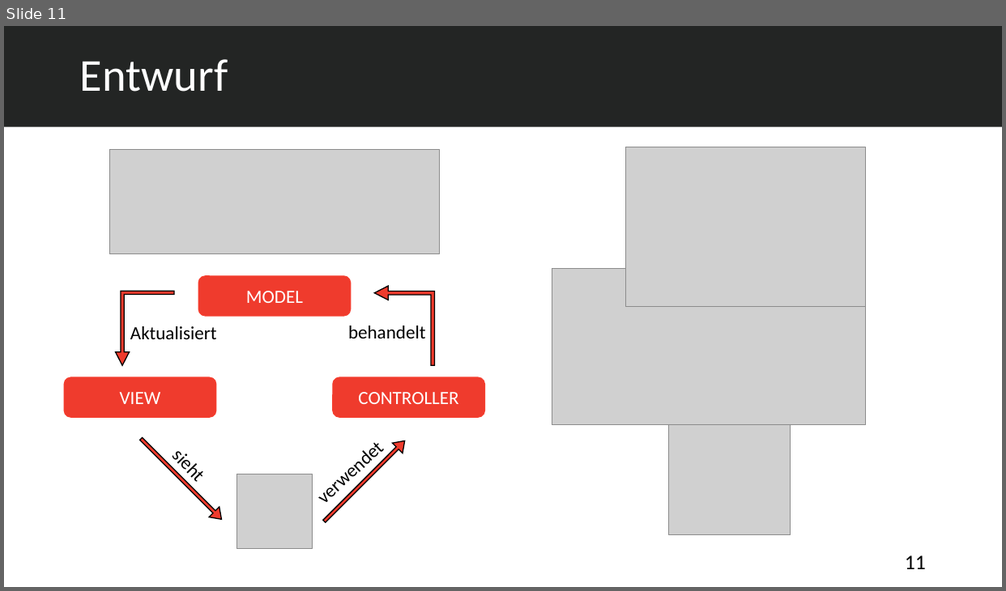
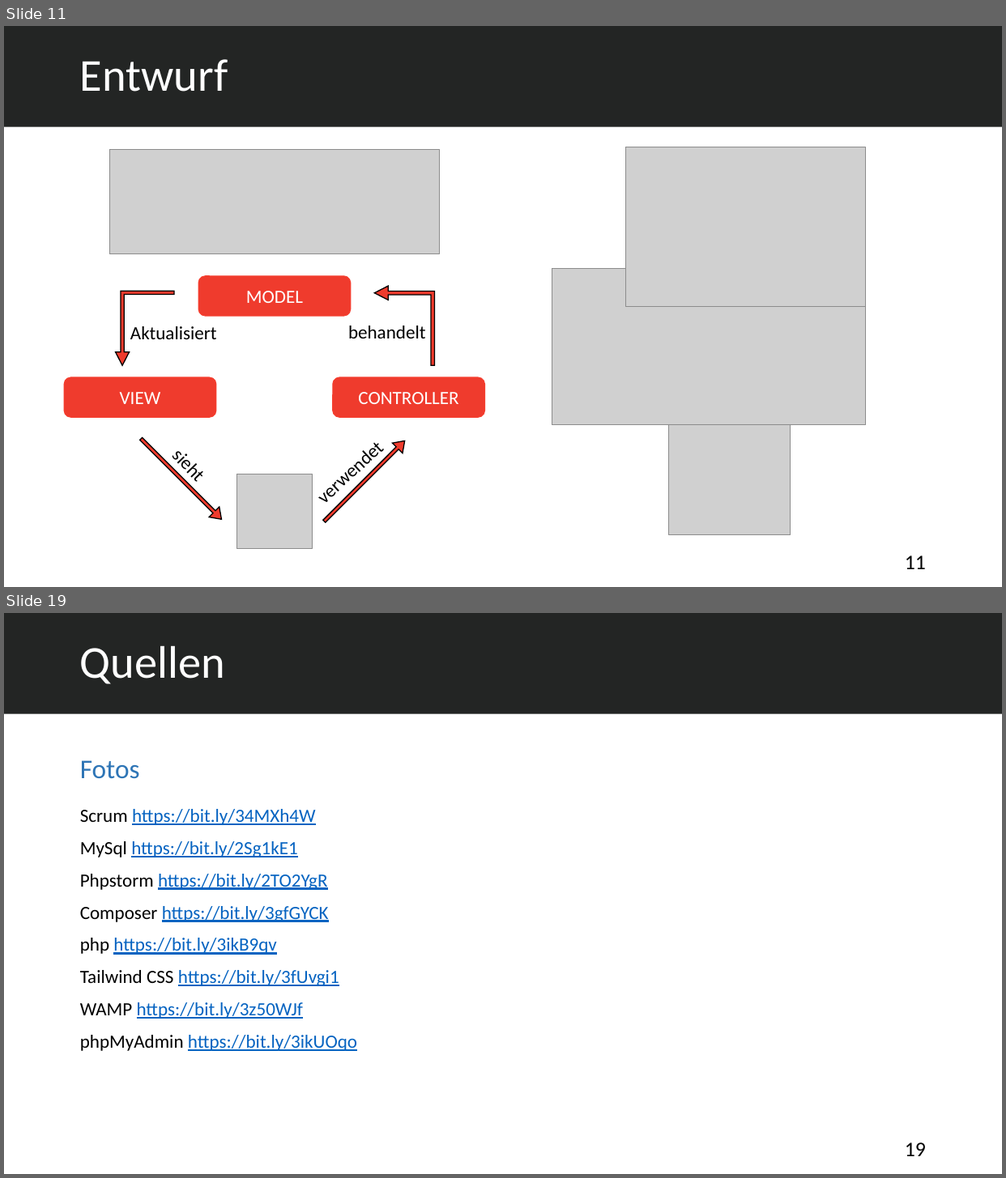
Before and after one commit to abdulsalam-emesh/Projektspresentation, a slide deck: Auszubildenden Verwaltungssystem.pptx. Shown one above the other, each under a label of ours: slide 11 before the commit, slides 11 and 19 after it; the slides between them are not shown. The pictures are 1006x591 and 1006x1178 pixels, drawn with LibreOffice and Linux fonts; fonts in the diff are those of the drawing; grey boxes stand for pictures. Boxes give left, top, right and bottom in pixels: in the first picture for what was removed or moved away, otherwise in the second. Text is boxed around its words. In the diff, an @@ line names an element or a change of style, - is before the commit and + after.

```diff
--- a/Auszubildenden Verwaltungssystem.pptx
+++ b/Auszubildenden Verwaltungssystem.pptx
@@ slide 19 added at box(4, 613, 1002, 1174), background #FFFFFF @@
@@ rectangle added at box(4, 613, 1002, 714), fill #232524 @@
@@ title added at box(80, 645, 225, 684), 44 pt, text #FFFFFF @@
+Quellen
@@ text added at box(80, 760, 140, 779), 26 pt, text #2E75B6 @@
+Fotos
@@ text added at box(80, 809, 357, 1051), 18 pt, text #0563C1, underline @@
+Scrum https://bit.ly/34MXh4W
+MySql https://bit.ly/2Sg1kE1
+Phpstorm https://bit.ly/2TO2YgR
+Composer https://bit.ly/3gfGYCK
+php https://bit.ly/3ikB9qv
+Tailwind CSS https://bit.ly/3fUvgi1
+WAMP https://bit.ly/3z50WJf
+phpMyAdmin https://bit.ly/3ikUOqo
@@ page number added at box(905, 1143, 926, 1157), 20 pt, text #000000 @@
+19
```
Also in this commit, not shown: 1 slide changed, 6 other slides added, 13 other files.
